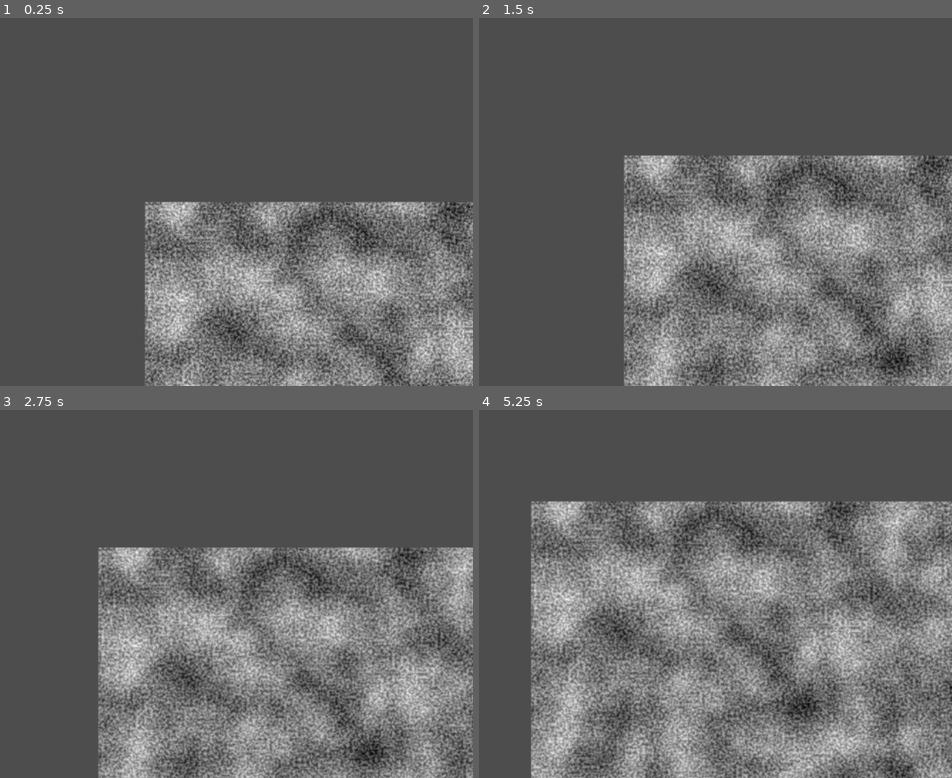
Above: before the commit, frames 1-4 (two rows, left to right).
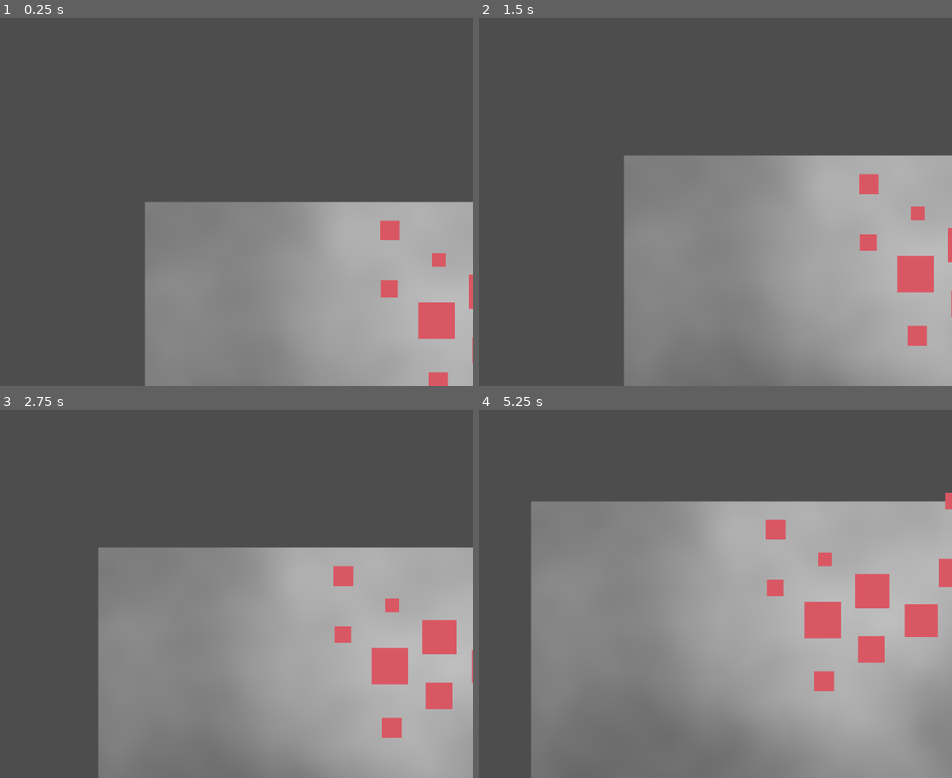
Above: after the commit, the same moments.

Repository: jake6724/road_gen_1
Game: Godot game, scene res://scenes/Main.tscn
Same seed, same stepped clock (60 frames per second), same inputs: the game is played once before the commit and once after it.
Inputs (mouse positions are in pixels of both pictures, inside the frame that each line leads up to):
- Up to frame 1 (0.25 s): no input
- Up to frame 2 (1.5 s): tap Enter at 0.5 s; move the mouse to (767, 183) at 0.52 s; tap S (move_camera_down) at 0.6 s; click (767, 183) at 0.67 s; tap Space at 1.25 s; drag from (493, 220) to (592, 275) at 1.27 s
- Up to frame 3 (2.75 s): tap Enter at 2 s; move the mouse to (212, 513) at 2.02 s; tap D (move_camera_right) at 2.1 s; click (212, 513) at 2.17 s
- Up to frame 4 (5.25 s): tap Space at 2.75, 4.25 s; drag from (592, 667) to (outside the picture) at 2.77 s; tap Enter at 3.5 s; move the mouse to (819, 649) at 3.52 s; tap S (move_camera_down) at 3.6 s; click (819, 649) at 3.67 s; drag from (outside the picture) to (526, 502) at 4.27 s; move the mouse to (658, 594) at 5.02 s; tap D (move_camera_right) at 5.1 s; click (658, 594) at 5.17 s

The runs differ from the first frame. In frame 1, 22% of the frame differs, in the area x 30-100%, y 49-100%; in frame 2, 27%; in frame 3, 32%; in frame 4, 42%, in the area x 10-100%, y 22-100%.
Error before the commit: Invalid access to property or key 'base_noise' on a base object of type 'Nil'. (res://scripts/highway_generator.gd:22)

Commit message:
Rework noise to only use 1 layer. Include distance check which choose population centers

Diff:
--- a/scenes/Main.tscn
+++ b/scenes/Main.tscn
@@ -13,4 +13,5 @@
 
 [node name="PopulationDensityGenerator" parent="." instance=ExtResource("3_0bbpv")]
 
-[node name="HighwayGenerator" parent="." instance=ExtResource("4_rarhs")]
+[node name="HighwayGenerator" parent="." node_paths=PackedStringArray("population_density") instance=ExtResource("4_rarhs")]
+population_density = NodePath("../PopulationDensityGenerator")
--- a/scripts/highway_generator.gd
+++ b/scripts/highway_generator.gd
@@ -20,14 +20,22 @@
 	for x in range(map_height):
 		for y in range(map_width):
 			var base_noise_value: float = population_density.base_noise.get_noise_2d(x,y)
-			var detail_noise_value: float = population_density.detail_noise.get_noise_2d(x,y)
-			var combined_noise_value: float = base_noise_value + detail_noise_value
+			# var detail_noise_value: float = population_density.detail_noise.get_noise_2d(x,y)
+			# var combined_noise_value: float = base_noise_value + detail_noise_value
 			if min_heap.data.size() < num_population_centers:
-				min_heap.push([combined_noise_value, Vector2(x,y)])
-			else:
-				if combined_noise_value > min_heap.peek()[0]:
+				min_heap.push([base_noise_value, Vector2(x,y)])
+
+			elif base_noise_value > min_heap.peek()[0]:
+				# Check if it is too close to other population centers
+				var point: Vector2 = Vector2(x, y)
+				var count:int = 0
+				for pc in min_heap.data:
+					if point.distance_to(pc[1]) > 100:
+						count += 1
+
+				if count == min_heap.data.size():
 					min_heap.pop()
-					min_heap.push([combined_noise_value, Vector2(x,y)])
+					min_heap.push([base_noise_value, Vector2(x,y)])
 
 	# Normalize population center density values
 	var min_density = min_heap.data.min()[0]
@@ -43,6 +51,8 @@
 		# Add markers to world
 		add_population_center_marker(point, normalized_value)
 
+		debug_value(value, normalized_value, point)
+
 	return min_heap.data
 
 func add_population_center_marker(point: Vector2, normalized_density_value: float) -> void:
@@ -52,3 +62,9 @@
 	new_marker.position = point
 	new_marker.scale = marker_scale
 	add_child(new_marker)
+
+func debug_value(value, normalized_value, point) -> void:
+	print("=======================================")
+	print("Value: ", value)
+	print("Normalized Value: ", normalized_value)
+	print("Point: ", point)
--- a/scripts/population_density_generator.gd
+++ b/scripts/population_density_generator.gd
@@ -8,11 +8,12 @@
 func _ready():
 	base_noise.noise_type = FastNoiseLite.TYPE_PERLIN
 	base_noise.seed = noise_seed
-	base_noise.frequency = 0.01
+	base_noise.frequency = 0.001
 
-	detail_noise.noise_type = FastNoiseLite.TYPE_PERLIN
-	detail_noise.seed = noise_seed
-	detail_noise.frequency = .2
+	# detail_noise.noise_type = FastNoiseLite.TYPE_PERLIN
+	# detail_noise.seed = noise_seed
+	# detail_noise.frequency = .2
+
 	visualize_noise()
 
 @export var width: int = 1000
@@ -24,11 +25,12 @@
 	for x in range(width):
 		for y in range(height):
 			var base_noise_value: float = base_noise.get_noise_2d(x, y)
-			var detail_noise_value: float = detail_noise.get_noise_2d(x, y)
-			var combined_value: float = base_noise_value + detail_noise_value
+			# var detail_noise_value: float = detail_noise.get_noise_2d(x, y)
+			# var combined_value: float = base_noise_value + detail_noise_value
 			# Normalize from [-1, 1] to [0, 1]
-			var normalized_combined_value = (combined_value + 1.0) * 0.5
-			image.set_pixel(x, y, Color(normalized_combined_value, normalized_combined_value, normalized_combined_value))
+			# var normalized_combined_value = (combined_value + 1.0) * 0.5
+			var normalized_base_value = (base_noise_value + 1.0) * 0.5
+			image.set_pixel(x, y, Color(normalized_base_value, normalized_base_value, normalized_base_value))
 	var tex := ImageTexture.create_from_image(image)
 	texture_rect = TextureRect.new()
 	texture_rect.texture = tex
